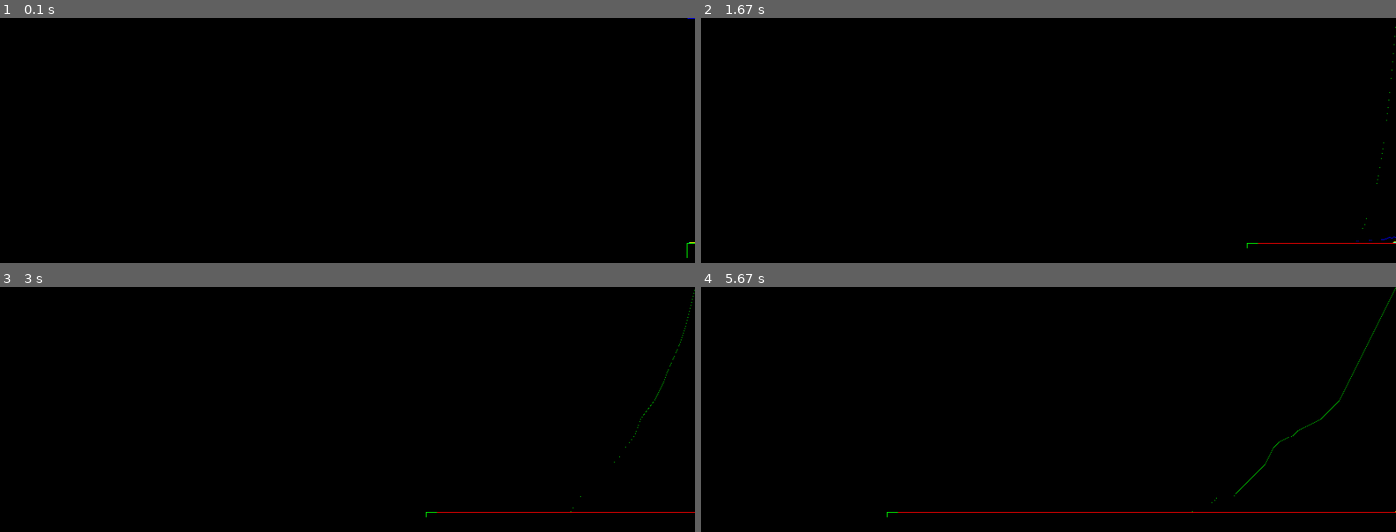
Above: before the commit, frames 1-4 (two rows, left to right).
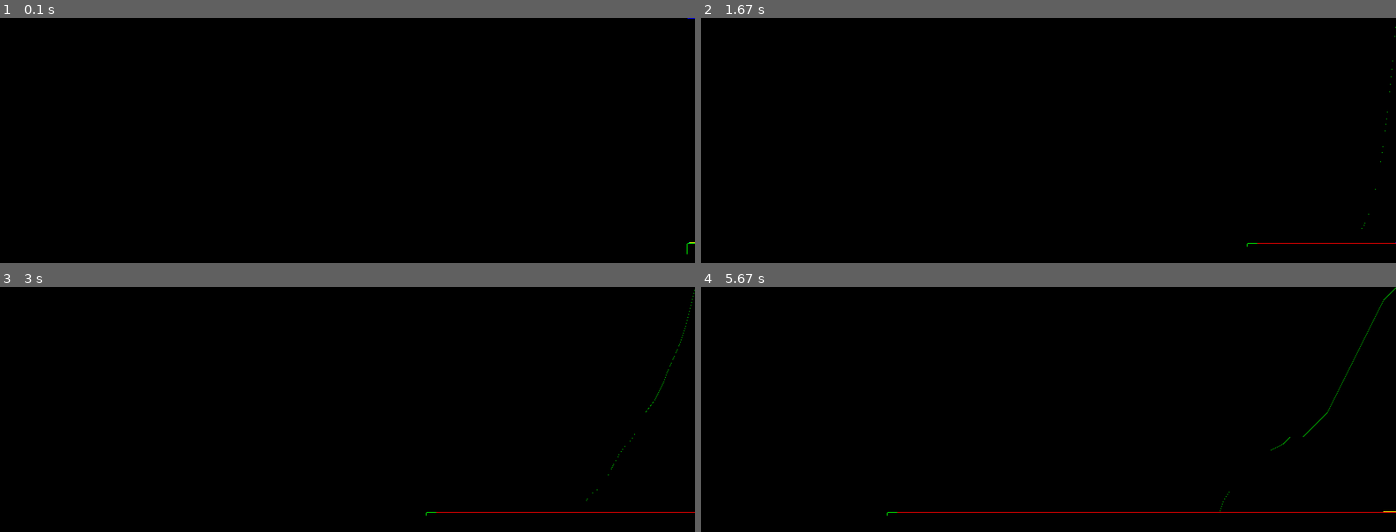
Above: after the commit, the same moments.

Repository: troncosoae/proy-ctrl-intel
Game: pygame game, started from main.py
Same seed, same stepped clock (60 frames per second), same inputs: the game is played once before the commit and once after it.
Inputs:
- Up to frame 1 (0.1 s): no input
- Up to frame 2 (1.67 s): no input
- Up to frame 3 (3 s): no input
- Up to frame 4 (5.67 s): no input

The runs differ from the first frame. In frame 1, less than 0.1% of the frame differs, in the area x 98-99%, y 91-98%; in frame 2, less than 0.1%; in frame 3, less than 0.1%; in frame 4, 0.3%, in the area x 26-100%, y 0-95%.

Commit message:
cutout added and working

Diff:
--- a/Control/ControlBoxes.py
+++ b/Control/ControlBoxes.py
@@ -1,3 +1,4 @@
+from re import S
 import numpy as np
 
 from Simulation.Simulation import SimulationBox
@@ -8,8 +9,8 @@
         super().__init__(
             key, ['P_r', 'P_g', 'omega_g', 'omega_nom', 'v_W'],
             ['beta_r', 'tau_gr'])
-        self.kp = 4
-        self.ki = 1
+        self.kp = 0.004
+        self.ki = 0.001
         self.Ts = Ts
 
         self.last_e = 0
@@ -52,6 +53,19 @@
             'tau_gr': tau_gr,
         }
 
+    def control_mode_3(self, omega_g):
+        R = self.chars['R']
+        ro = self.chars['ro']
+        Ng = self.chars['Ng']
+        Cp_max = self.chars['Cp_max']
+        lmbda_opt = self.chars['lmbda_opt']
+        K_opt = 1/2*ro*2*np.pi*R**2*R**3*Cp_max/(lmbda_opt**3)
+        tau_gr = K_opt*(omega_g/Ng)**2
+        return {
+            'beta_r': np.pi/2,
+            'tau_gr': tau_gr,
+        }
+
     def advance(self, input_values):
         super().advance(input_values)
         print(input_values)
@@ -63,7 +77,9 @@
 
         omega_delta = self.chars['omega_delta']
 
-        if P_g >= P_r or omega_g >= omega_nom:
+        if P_g > P_r + 2e5 or omega_g > omega_nom + omega_delta:
+            self.control_mode = 3
+        elif P_g >= P_r or omega_g >= omega_nom:
             self.control_mode = 2
         elif omega_g < omega_nom - omega_delta:
             self.control_mode = 1
@@ -71,9 +87,13 @@
         if self.control_mode == 1:
             print('control mode 1')
             return self.control_mode_1(omega_g)
-        else:
+        elif self.control_mode == 2:
             print('control mode 2')
             return self.control_mode_2(omega_g, P_r, omega_nom)
+        else:
+            print('control mode 3')
+            return self.control_mode_3(omega_g)
+
 
 
 class TurbineController(SimulationBox):
--- a/main.py
+++ b/main.py
@@ -25,7 +25,7 @@
     # wind_model = RandomWindModel('wind_model', Ts)
     # wind_model = StepWindModel('wind_model', Ts, 3, mean=10, std=3)
     # wind_model = ConstantWindModel('wind_model', 8)
-    wind_model = ConstantWindModel('wind_model', 15)
+    wind_model = ConstantWindModel('wind_model', 22)
     # wind_model = ConstantWindModel('wind_model', 0.001)
     blade_pitch_system = BladePitchSystem('bp_sys', Ts)
     drive_train_model = DriveTrainModel(
@@ -75,5 +75,9 @@
     })
 
     measurer.plot_values({
+        'beta_r', 'tau_gr'
+    })
+
+    measurer.plot_values({
         'P_r', 'P_g', 'J1'
     })
